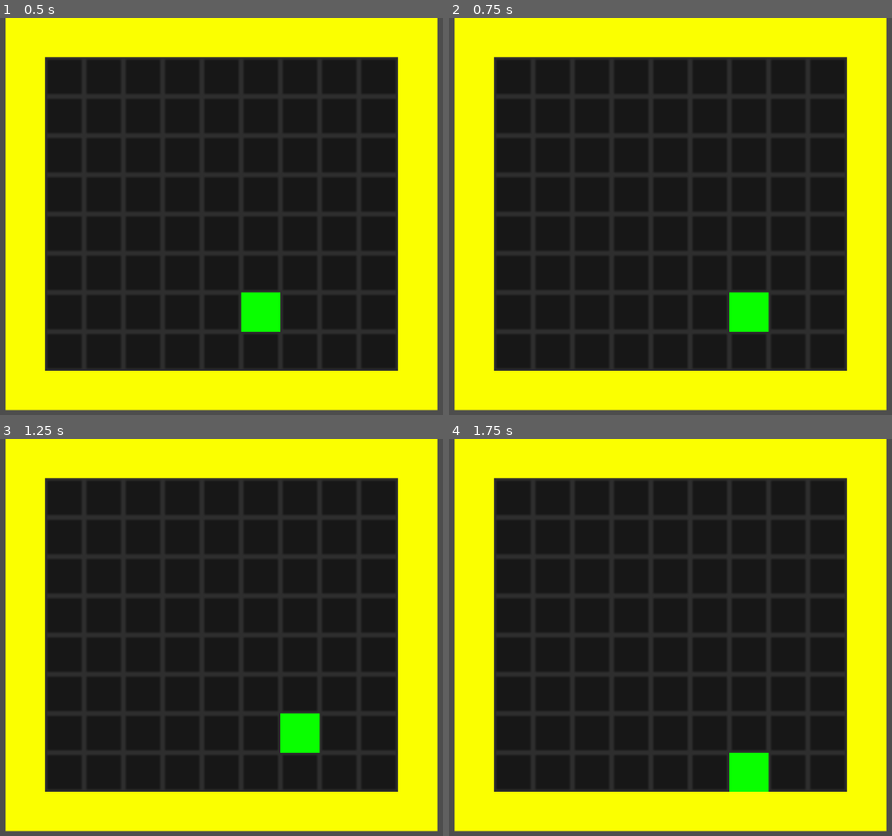
Above: before the commit, frames 1-4 (two rows, left to right).
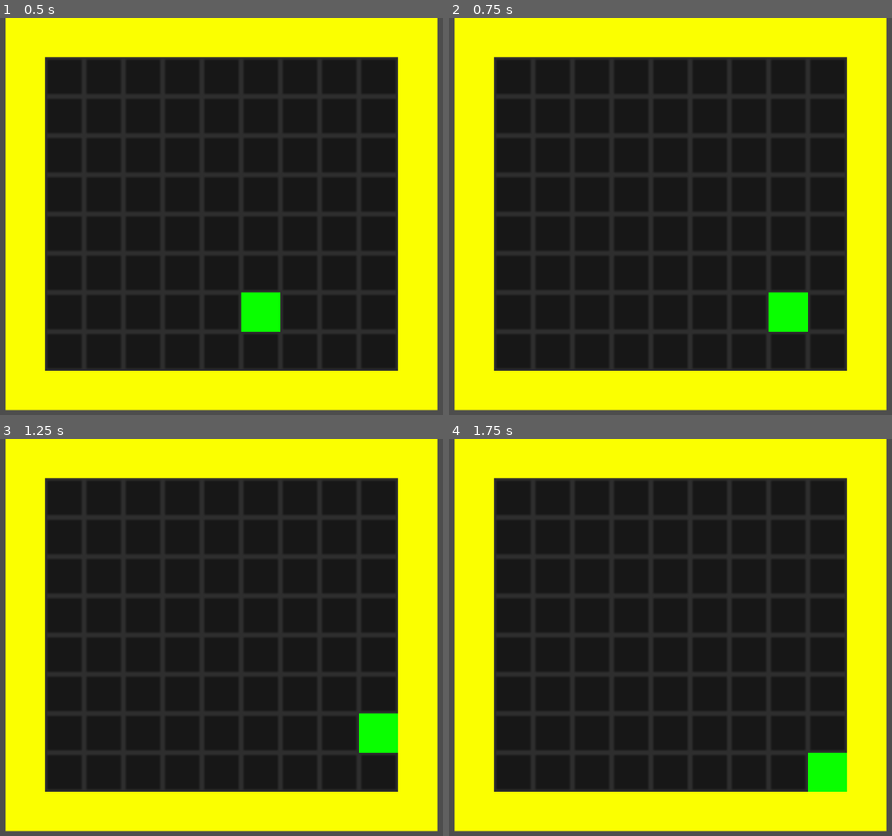
Above: after the commit, the same moments.

Repository: rddtz/gamejamplus
Game: Godot game, scene res://scenes/main.tscn
Same seed, same stepped clock (60 frames per second), same inputs: the game is played once before the commit and once after it.
Inputs:
- Up to frame 1 (0.5 s): no input
- Up to frame 2 (0.75 s): tap Enter at 0.5 s; hold Right (RIGHT) from 0.53 s (still down)
- Up to frame 3 (1.25 s): keep holding Right (RIGHT)
- Up to frame 4 (1.75 s): tap Space at 1.25 s; release Right (RIGHT) at 1.28 s; hold S (DOWN) from 1.28 s (still down)

Frame 1 is identical in both runs. In frame 2, 1.8% of the frame differs, in the area x 63-82%, y 69-80%; in frame 3, 1.8%, in the area x 63-91%, y 69-80%; in frame 4, 1.8%.

Commit message:
movimentação boa ja

Diff:
--- a/plus/scripts/player.gd
+++ b/plus/scripts/player.gd
@@ -7,7 +7,11 @@
 const speed = 16
 @onready var rayan: RayCast2D = $RayCast2D
 
+const TIME = 10
+var time_mov := TIME
+
 func move():
+	time_mov = TIME
 	rayan.force_raycast_update()
 	if !rayan.is_colliding():
 		position += rayan.target_position
@@ -15,15 +19,18 @@
 func _physics_process(delta: float) -> void:
 	# Add the gravity.
 
-	if Input.is_action_just_pressed("LEFT"):
+	if time_mov > 0:
+		time_mov -= delta;
+
+	if Input.is_action_just_pressed("LEFT") or (Input.is_action_pressed("LEFT") and !time_mov):
 		rayan.target_position = Vector2(-16,0)
 		move()
-	elif Input.is_action_just_pressed("RIGHT"):
+	elif Input.is_action_just_pressed("RIGHT") or (Input.is_action_pressed("RIGHT") and !time_mov):
 		rayan.target_position = Vector2(16,0)
 		move()
-	elif Input.is_action_just_pressed("UP"):
+	elif Input.is_action_just_pressed("UP") or (Input.is_action_pressed("UP") and !time_mov):
 		rayan.target_position = Vector2(0,-16)
 		move()
-	elif Input.is_action_just_pressed("DOWN"):
+	elif Input.is_action_just_pressed("DOWN") or (Input.is_action_pressed("DOWN") and !time_mov):
 		rayan.target_position = Vector2(0,16)
 		move()
